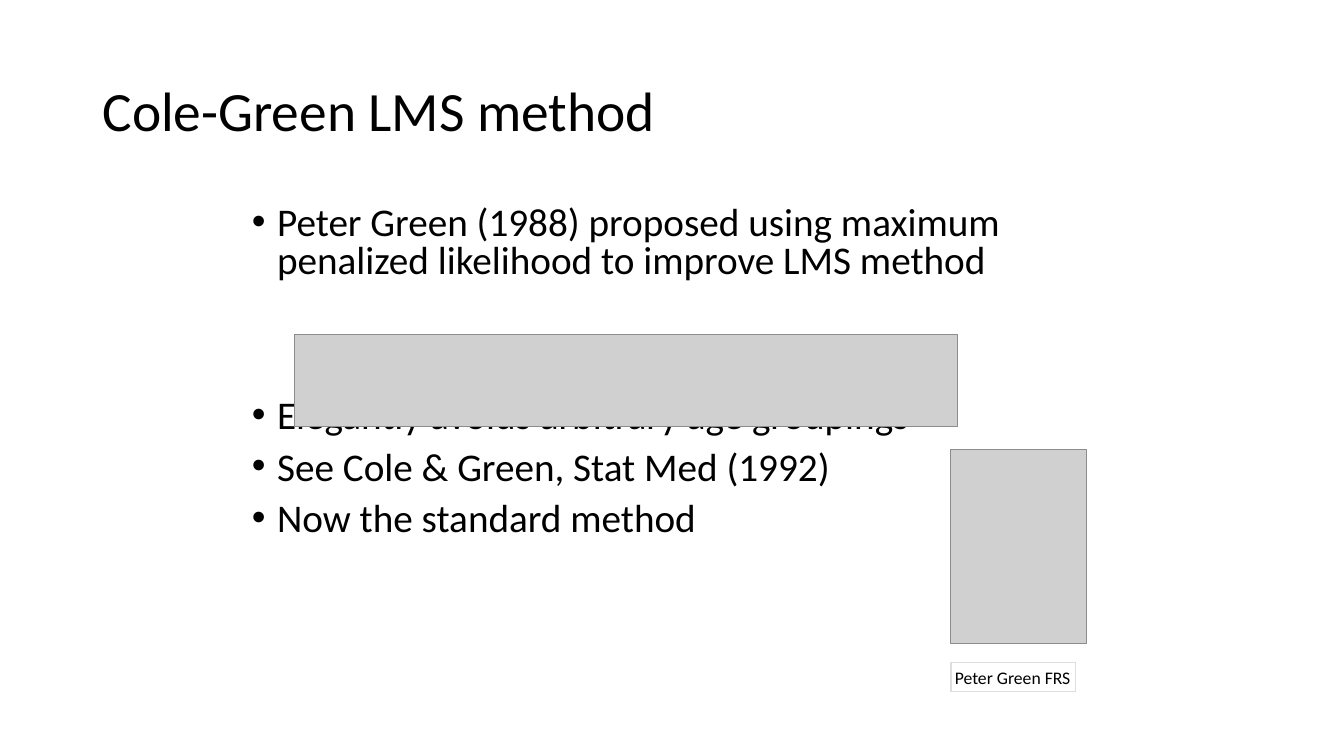
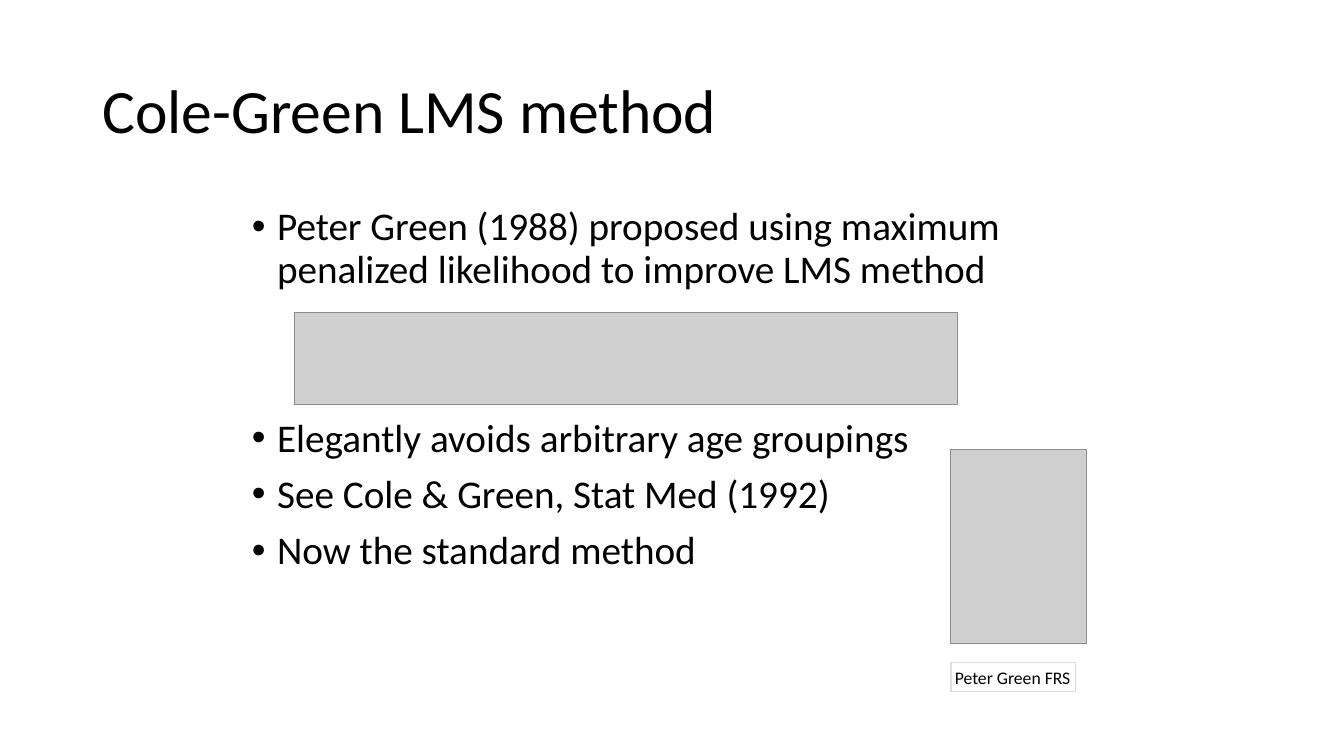
Before and after one commit to UCLichCodeClub/Meeting_ICH_11Mar2020, a slide deck: slide 7 of LMS method for growth charts.pptx. Drawn at 1344x756 pixels with LibreOffice and Linux fonts; fonts in the diff are those of the drawing; grey boxes stand for pictures. Boxes give left, top, right and bottom in pixels: in the first picture for what was removed or moved away, otherwise in the second. Text is boxed around its words. In the diff, an @@ line names an element or a change of style, - is before the commit and + after.

```diff
--- a/LMS method for growth charts.pptx
+++ b/LMS method for growth charts.pptx
@@ title "Cole-Green LMS method" at (x1=102, y1=90, x2=716, y2=134): size 39.6 to 44 pt @@
@@ text "Peter Green (1988) proposed using ..." at (x1=277, y1=211, x2=1000, y2=565): line spacing 0.8 to 0.9 @@
@@ picture moved from (x1=294, y1=335, x2=958, y2=426) to (x1=294, y1=313, x2=958, y2=404) @@
```
Also in this commit, not shown: 3 other slides changed, 1 slide added, 1 slide removed.
